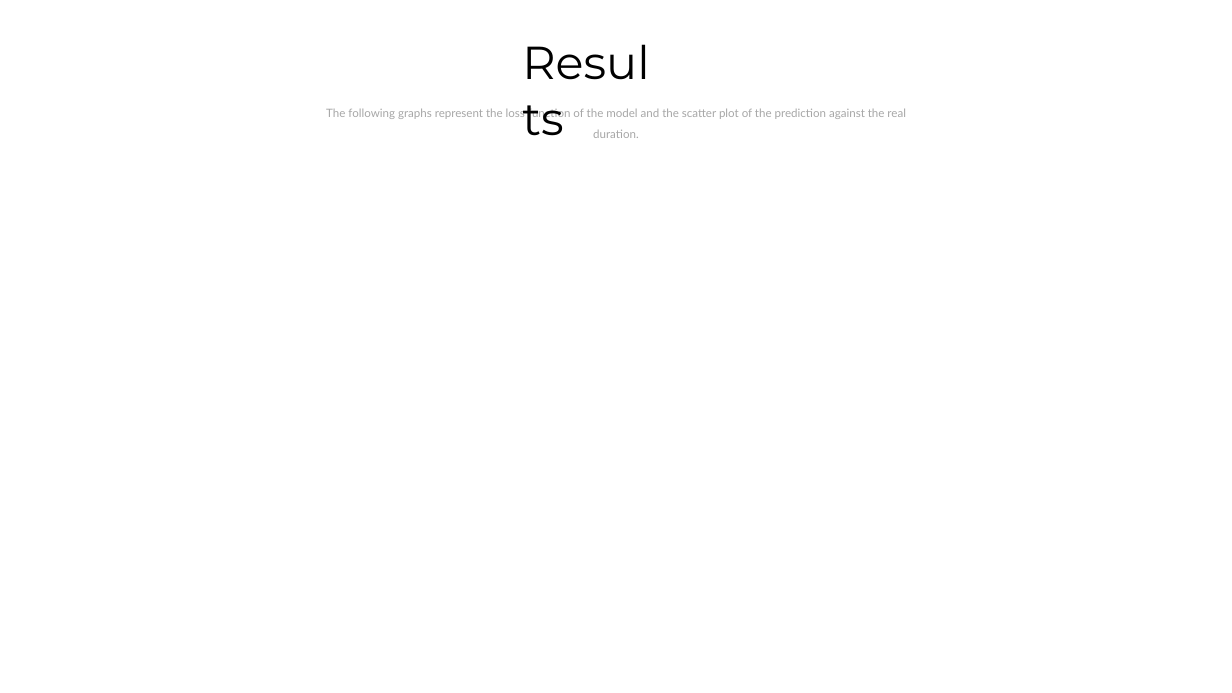
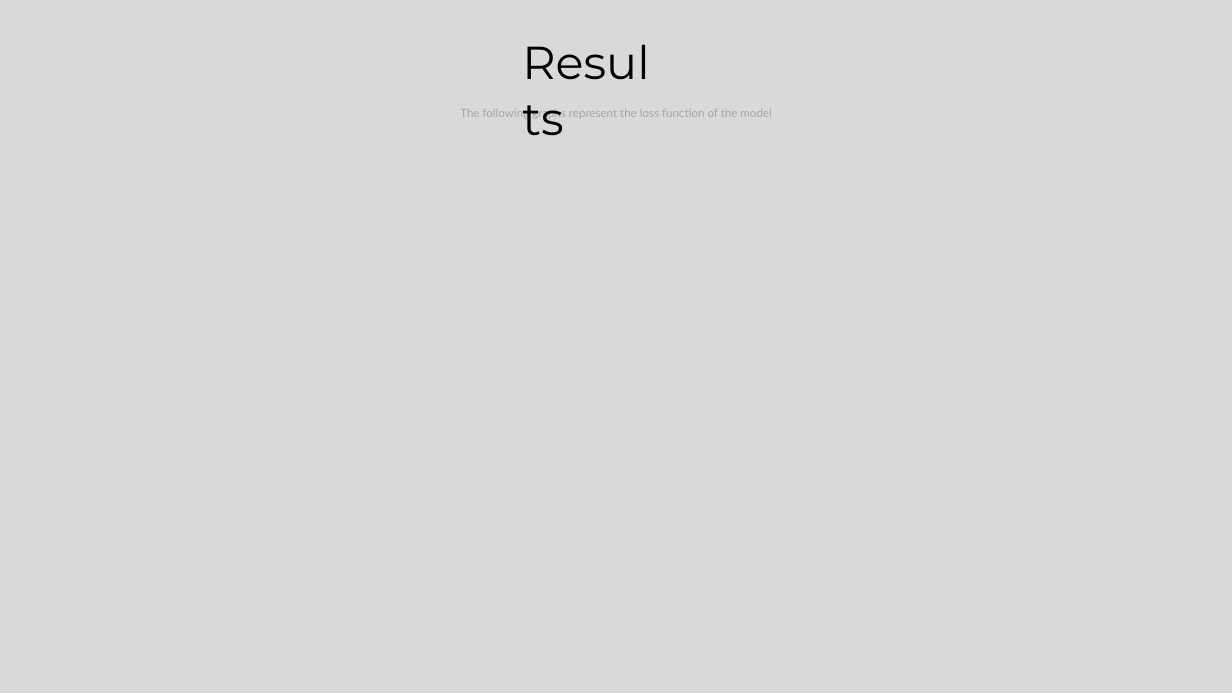
Before and after one commit to federicodeservi/TMS_project, a slide deck: slide 8 of presentation/presentation.pptx (slide 7 before the commit). Drawn at 1232x693 pixels with LibreOffice and Linux fonts; fonts in the diff are those of the drawing. Boxes give left, top, right and bottom in pixels: in the first picture for what was removed or moved away, otherwise in the second. Text is boxed around its words. In the diff, an @@ line names an element or a change of style, - is before the commit and + after.

```diff
--- a/presentation/presentation.pptx
+++ b/presentation/presentation.pptx
@@ background #FFFFFF to #D9D9D9 @@
@@ text at (460, 107, 771, 120): text changed @@
-The following graphs represent the loss function of the model and the scatter plot of the prediction against the real duration.
+The following graphs represent the loss function of the model
```
Also in this commit, not shown: 7 other slides changed, 3 slides added, 2 slides removed, 12 other files.
